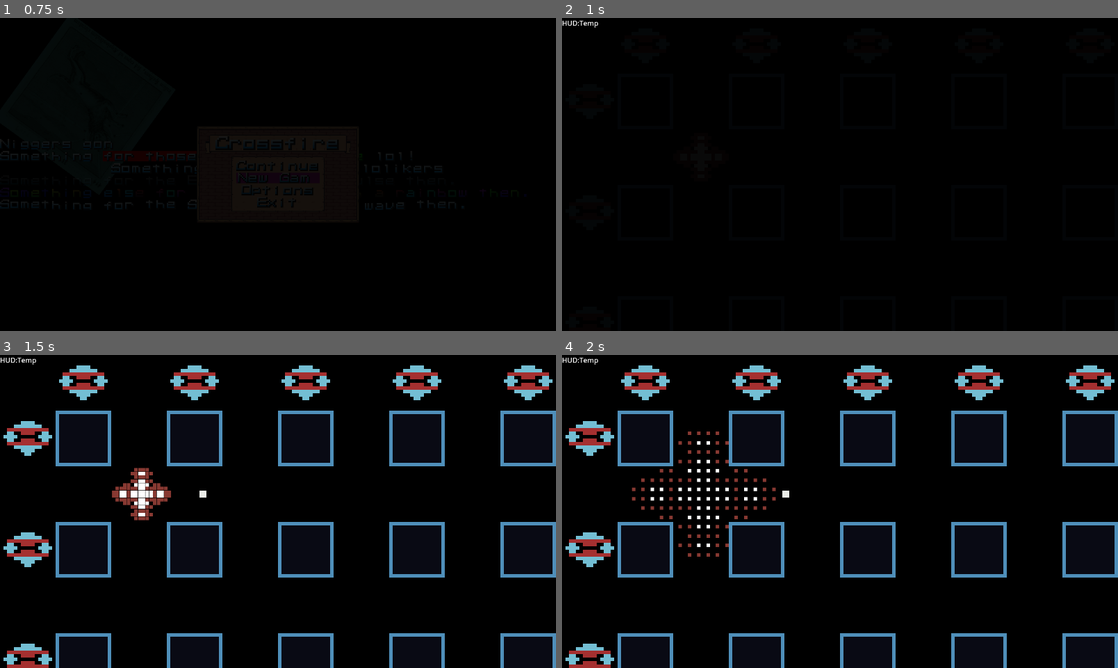
Above: before the commit, frames 1-4 (two rows, left to right).
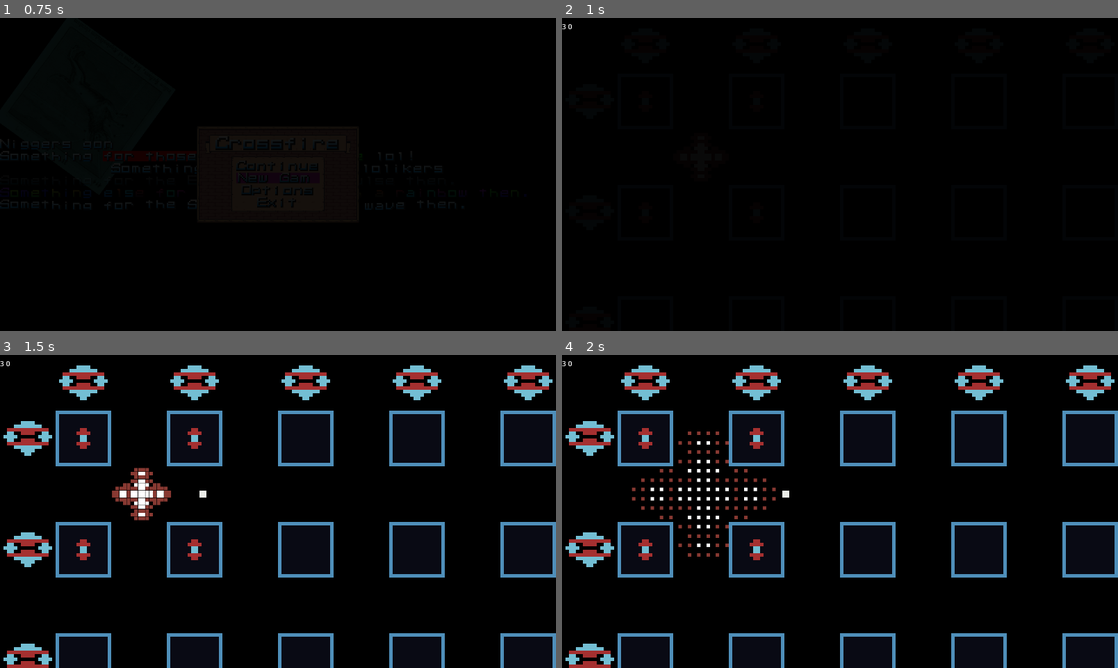
Above: after the commit, the same moments.

Repository: shoggoth/Crossfire
Game: Godot game, scene res://scene/game.tscn
The game is run twice, just before and just after one commit, with the same random seed, the same clock (stepped at 60 frames per second) and the same inputs. The project has no main scene, so this scene is started directly.
Inputs:
- Up to frame 1 (0.75 s): click "New Game" at 0.5 s
- Up to frame 2 (1 s): no input
- Up to frame 3 (1.5 s): tap Enter (fire) at 1.25 s; hold D (right) from 1.28 s (still down); tap Shift (bomb) at 1.35 s
- Up to frame 4 (2 s): keep holding D (right)

Frame 1 is identical in both runs. In frame 2, less than 0.1% of the frame differs, in the area x 0-7%, y 0-4%; in frame 3, 0.5%, in the area x 0-37%, y 0-66%; in frame 4, 0.5%.

Commit message:
Spawn lanterns in grid

Diff:
--- a/scene/game.gd
+++ b/scene/game.gd
@@ -18,15 +18,15 @@
 func _on_game_start():
 	transition.play("fade_out", func():
 		remove_child(attract)
-		$UI.mode = "HUD"
+		$UI.mode = "Hidden"
 		world = $World.create_instance()
 		world.score_changed.connect(_on_world_score_changed)
+		world.game_over.connect(_on_game_over)
 		transition.play("fade_in", Callable())
 		)
 
 
-# TODO: Remove the player param
-func _on_game_over(_player):
+func _on_game_over(_score: int):
 	remove_child(world)
 	if !attract.is_inside_tree(): attract = $Attract.create_instance()
 	$UI.mode = "StartMenu"
--- a/scene/lantern.tscn
+++ b/scene/lantern.tscn
@@ -1,10 +1,17 @@
-[gd_scene load_steps=2 format=3 uid="uid://j0tn1hj0ork4"]
+[gd_scene load_steps=4 format=3 uid="uid://j0tn1hj0ork4"]
+
+[ext_resource type="Script" path="res://src/pickup.gd" id="1_el5mp"]
+[ext_resource type="Texture2D" uid="uid://e520v7tihr1p" path="res://gfx/Pickups.png" id="1_kma78"]
 
 [sub_resource type="CircleShape2D" id="CircleShape2D_xiuwp"]
+radius = 3.0
 
 [node name="Lantern" type="Area2D"]
+monitorable = false
+script = ExtResource("1_el5mp")
 
 [node name="Sprite2D" type="Sprite2D" parent="."]
+texture = ExtResource("1_kma78")
 
 [node name="CollisionShape2D" type="CollisionShape2D" parent="."]
 shape = SubResource("CircleShape2D_xiuwp")
--- a/scene/ui.gd
+++ b/scene/ui.gd
@@ -26,7 +26,7 @@
 
 func _on_continue_pressed():
 	# StartMenu - Continue button
-	print_debug("NYA - Continue")
+	start_game.emit()
 
 
 func _on_new_game_pressed():
--- a/scene/world.gd
+++ b/scene/world.gd
@@ -2,7 +2,9 @@
 
 
 signal score_changed(by: int)
+signal game_over(score: int)
 
+var men_left: int = 3
 var total_score: int = 0
 
 
@@ -12,7 +14,13 @@
 
 
 func _on_player_destroyed(p: Player):
-	p.reset()
+	men_left -= 1
+	if men_left:
+		p.reset()
+		%Men.text = str(men_left)
+	else:
+		p.queue_free()
+		game_over.emit(total_score)
 
 
 func _on_enemy_spawned(e: Enemy):
--- a/scene/world.tscn
+++ b/scene/world.tscn
@@ -1,10 +1,11 @@
-[gd_scene load_steps=14 format=3 uid="uid://hhid6teie814"]
+[gd_scene load_steps=15 format=3 uid="uid://hhid6teie814"]
 
 [ext_resource type="PackedScene" uid="uid://c7usp7o48ccjh" path="res://scene/player.tscn" id="1_3l35b"]
 [ext_resource type="Texture2D" uid="uid://dgmji227b3ioe" path="res://gfx/Tilemap.png" id="1_3qjg0"]
 [ext_resource type="Script" path="res://scene/world.gd" id="1_emclg"]
 [ext_resource type="Script" path="res://src/spawner.gd" id="4_i7bxp"]
 [ext_resource type="PackedScene" uid="uid://ee7kqycc6b4p" path="res://scene/enemy.tscn" id="4_oh0mt"]
+[ext_resource type="PackedScene" uid="uid://j0tn1hj0ork4" path="res://scene/lantern.tscn" id="6_2apvy"]
 
 [sub_resource type="TileSetAtlasSource" id="TileSetAtlasSource_pswc2"]
 texture = ExtResource("1_3qjg0")
@@ -44,13 +45,23 @@
 script/source = "extends Marker2D
 
 
-signal picked_up(enemy: Enemy)
+signal picked_up_lantern(lantern: Pickup)
 
 @export var lantern_scene: PackedScene
+@export var grid_spacing = 32.0
+
+func _ready():
+	spawn_lanterns()
 
 
-func _ready():
-	print(\"Spawing lanterns\")
+func spawn_lanterns():
+	var positions = [Vector2(0, 0), Vector2(0, 1), Vector2(1, 0), Vector2(1, 1)]
+	var gs = Vector2(grid_spacing, grid_spacing)
+	for pos in positions:
+		var p: Pickup = lantern_scene.instantiate()
+		p.position = pos * gs
+		p.type = Pickup.PickupType.LANTERN
+		add_child(p)
 "
 
 [node name="World" type="Node2D"]
@@ -95,7 +106,9 @@
 enemy_scene = ExtResource("4_oh0mt")
 
 [node name="Pickups" type="Marker2D" parent="."]
+position = Vector2(24, 24)
 script = SubResource("GDScript_vw7uf")
+lantern_scene = ExtResource("6_2apvy")
 
 [node name="HUD" type="CanvasLayer" parent="."]
 
@@ -107,12 +120,20 @@
 grow_horizontal = 2
 grow_vertical = 2
 
-[node name="Score" type="Label" parent="HUD/Temp"]
-unique_name_in_owner = true
+[node name="HBoxContainer" type="HBoxContainer" parent="HUD/Temp"]
 layout_mode = 0
 offset_right = 40.0
-offset_bottom = 23.0
-text = "HUD:Temp"
+offset_bottom = 40.0
+
+[node name="Men" type="Label" parent="HUD/Temp/HBoxContainer"]
+unique_name_in_owner = true
+layout_mode = 2
+text = "3"
+
+[node name="Score" type="Label" parent="HUD/Temp/HBoxContainer"]
+unique_name_in_owner = true
+layout_mode = 2
+text = "0"
 
 [connection signal="area_entered" from="Boundary" to="Boundary" method="_on_area_entered"]
 [connection signal="destroyed" from="Player" to="." method="_on_player_destroyed"]
--- /dev/null
+++ b/src/pickup.gd
@@ -0,0 +1,6 @@
+class_name Pickup extends Area2D
+
+
+enum PickupType { LANTERN }
+
+var type: PickupType
Binary file added: ext/pickups.aseprite
Binary file added: gfx/Pickups.png
Not shown, added: gfx/Pickups.png.import
